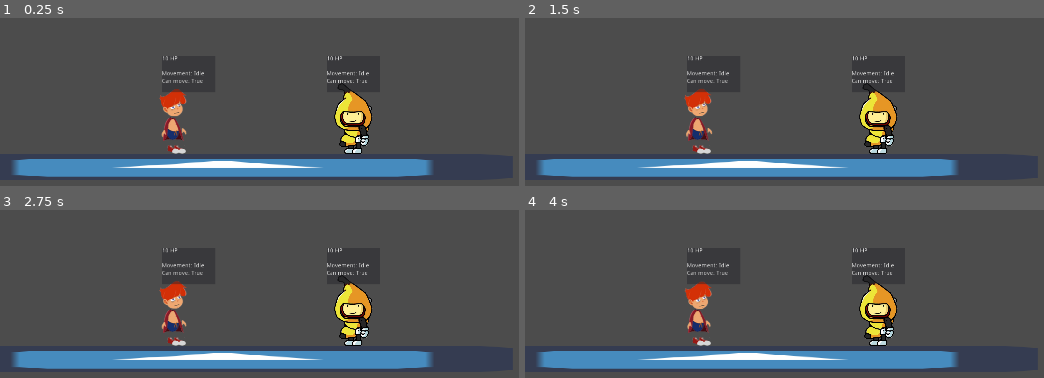
Above: before the commit, frames 1-4 (two rows, left to right).
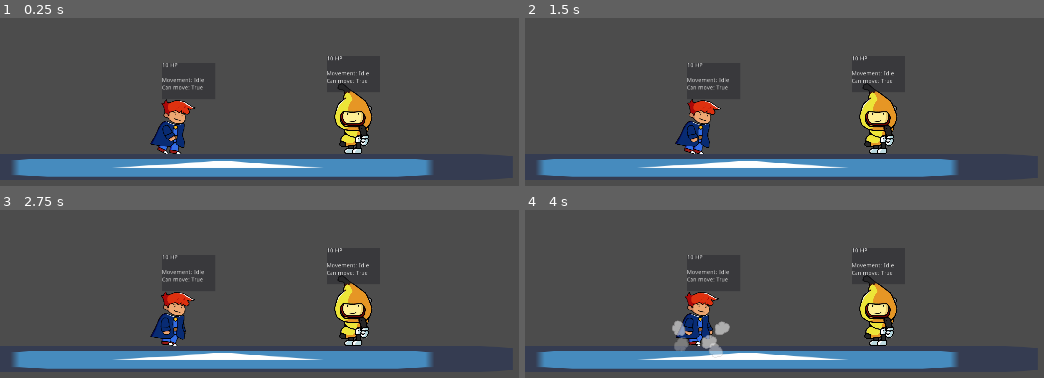
Above: after the commit, the same moments.

Repository: stranker/WizardAndCookies_Godot
Game: Godot game, scene res://Scenes/TestMap.tscn
Two runs of this game, one before a commit and one after it. Both use one fixed random seed, a clock stepped at 60 frames per second and the inputs below. This scene is started directly instead of the project's main scene. The engine's default icon, where the game draws it, is replaced by a stand-in: a white triangle on a blue panel in a dark square.
Inputs:
- Up to frame 1 (0.25 s): no input
- Up to frame 2 (1.5 s): no input
- Up to frame 3 (2.75 s): no input
- Up to frame 4 (4 s): tap Enter at 2.75 s; tap Space at 3.5 s

The runs differ from the first frame. In frame 1, 2.2% of the frame differs, in the area x 28-40%, y 22-81%; in frame 2, 2.2%; in frame 3, 2.1%; in frame 4, 2.8%, in the area x 28-40%, y 22-89%.

Commit message:
Add zak skin

Diff:
--- a/Objects/Wizards/Wizard.gd
+++ b/Objects/Wizards/Wizard.gd
@@ -134,6 +134,8 @@
 	else:
 		velocity.y += gravity * delta
 	if is_jumping and not is_flying:
+		$Visual/JumpParticlesL.emitting = true
+		$Visual/JumpParticlesR.emitting = true
 		velocity.y  = -jump_strength
 	pass
 
--- a/Objects/Wizards/Zak/Zak.tscn
+++ b/Objects/Wizards/Zak/Zak.tscn
@@ -7,6 +7,7 @@
 [ext_resource path="res://Objects/Particles/FadedCircle.png" type="Texture" id=5]
 [ext_resource path="res://Objects/Spells/ArrowIcon.png" type="Texture" id=6]
 [ext_resource path="res://Objects/Wizards/Utility/EffectsController.tscn" type="PackedScene" id=7]
+[ext_resource path="res://Objects/Particles/JumpParticles.png" type="Texture" id=8]
 
 [sub_resource type="Gradient" id=2]
 offsets = PoolRealArray( 0, 0.173913, 0.770186, 1 )
@@ -40,9 +41,57 @@
 hue_variation = 0.03
 hue_variation_random = 1.0
 
+[sub_resource type="CanvasItemMaterial" id=7]
+particles_animation = true
+particles_anim_h_frames = 1
+particles_anim_v_frames = 1
+particles_anim_loop = false
+
+[sub_resource type="Gradient" id=8]
+offsets = PoolRealArray( 0, 0.15528, 0.279503, 0.596273 )
+colors = PoolColorArray( 0, 0, 0, 0, 1, 1, 1, 1, 1, 1, 1, 1, 1, 1, 1, 0 )
+
+[sub_resource type="GradientTexture" id=9]
+gradient = SubResource( 8 )
+
+[sub_resource type="ParticlesMaterial" id=10]
+lifetime_randomness = 0.5
+emission_shape = 1
+emission_sphere_radius = 10.0
+flag_disable_z = true
+direction = Vector3( -1, 0, 0 )
+spread = 75.0
+gravity = Vector3( -100, -200, 0 )
+initial_velocity = 75.0
+initial_velocity_random = 0.5
+orbit_velocity = 0.0
+orbit_velocity_random = 0.0
+angle = 720.0
+angle_random = 1.0
+scale = 0.4
+color_ramp = SubResource( 9 )
+anim_speed = 2.0
+
+[sub_resource type="ParticlesMaterial" id=11]
+lifetime_randomness = 0.1
+emission_shape = 1
+emission_sphere_radius = 10.0
+flag_disable_z = true
+spread = 75.0
+gravity = Vector3( 100, -200, 0 )
+initial_velocity = 75.0
+initial_velocity_random = 0.5
+orbit_velocity = 0.0
+orbit_velocity_random = 0.0
+angle = 720.0
+angle_random = 1.0
+scale = 0.4
+color_ramp = SubResource( 9 )
+anim_speed = 2.0
+
 [sub_resource type="CapsuleShape2D" id=1]
-radius = 26.0477
-height = 99.8504
+radius = 29.378
+height = 60.7831
 
 [node name="Zak" type="KinematicBody2D"]
 collision_mask = 7
@@ -52,6 +101,7 @@
 [node name="Visual" type="Node2D" parent="."]
 
 [node name="ZakSkin" parent="Visual" instance=ExtResource( 1 )]
+position = Vector2( 4, 0 )
 
 [node name="SpellParticles" type="Particles2D" parent="Visual"]
 position = Vector2( 52, -6 )
@@ -60,8 +110,30 @@
 process_material = SubResource( 6 )
 texture = ExtResource( 5 )
 
+[node name="JumpParticlesL" type="Particles2D" parent="Visual"]
+material = SubResource( 7 )
+position = Vector2( -16, 72 )
+emitting = false
+amount = 3
+one_shot = true
+explosiveness = 0.95
+local_coords = false
+process_material = SubResource( 10 )
+texture = ExtResource( 8 )
+
+[node name="JumpParticlesR" type="Particles2D" parent="Visual"]
+material = SubResource( 7 )
+position = Vector2( 17, 72 )
+emitting = false
+amount = 3
+one_shot = true
+explosiveness = 0.95
+local_coords = false
+process_material = SubResource( 11 )
+texture = ExtResource( 8 )
+
 [node name="Collision" type="CollisionShape2D" parent="."]
-position = Vector2( 2.62204, -17.2305 )
+position = Vector2( 0, -17 )
 shape = SubResource( 1 )
 
 [node name="CastPosition" type="Position2D" parent="."]
--- a/Objects/Wizards/Zak/ZakSkin.tscn
+++ b/Objects/Wizards/Zak/ZakSkin.tscn
@@ -1,15 +1,9 @@
-[gd_scene load_steps=11 format=2]
-
-[ext_resource path="res://Objects/Wizards/Zak/Zak_Cloak.png" type="Texture" id=1]
-[ext_resource path="res://Objects/Wizards/Zak/Zak_Foot.png" type="Texture" id=2]
-[ext_resource path="res://Objects/Wizards/Zak/Zak_Head.png" type="Texture" id=3]
-[ext_resource path="res://Objects/Wizards/Zak/Zak_Hand.png" type="Texture" id=4]
-[ext_resource path="res://Objects/Wizards/Zak/Zak_Body.png" type="Texture" id=5]
-[ext_resource path="res://Objects/Wizards/Zak/Zak_CloakFront.png" type="Texture" id=6]
+[gd_scene load_steps=6 format=2]
+
+[ext_resource path="res://Objects/Wizards/Zak/ZakAtlas.png" type="Texture" id=1]
 
 [sub_resource type="Animation" id=1]
 resource_name = "Idle"
-length = 1.6
 loop = true
 tracks/0/type = "value"
 tracks/0/path = NodePath("Body/Head:position")
@@ -18,46 +12,34 @@
 tracks/0/imported = false
 tracks/0/enabled = true
 tracks/0/keys = {
-"times": PoolRealArray( 0, 0.8 ),
-"transitions": PoolRealArray( 1, 1 ),
-"update": 0,
-"values": [ Vector2( 0, -64 ), Vector2( 1, -61.4802 ) ]
+"times": PoolRealArray( 0, 0.5 ),
+"transitions": PoolRealArray( 0.5, 1 ),
+"update": 0,
+"values": [ Vector2( -3, -99 ), Vector2( -3, -95 ) ]
 }
 tracks/1/type = "value"
-tracks/1/path = NodePath("Body/LHand:position")
+tracks/1/path = NodePath("Body/LHand:rotation_degrees")
 tracks/1/interp = 1
 tracks/1/loop_wrap = true
 tracks/1/imported = false
 tracks/1/enabled = true
 tracks/1/keys = {
-"times": PoolRealArray( 0, 0.6 ),
-"transitions": PoolRealArray( 1, 1 ),
-"update": 0,
-"values": [ Vector2( -23.0079, 10.3811 ), Vector2( -18.4441, 11.1748 ) ]
+"times": PoolRealArray( 0, 0.5 ),
+"transitions": PoolRealArray( 0.5, 1 ),
+"update": 0,
+"values": [ -1.21159, 2.13305 ]
 }
 tracks/2/type = "value"
-tracks/2/path = NodePath("Body/RHand:position")
+tracks/2/path = NodePath("Body/RHand:rotation_degrees")
 tracks/2/interp = 1
 tracks/2/loop_wrap = true
 tracks/2/imported = false
 tracks/2/enabled = true
 tracks/2/keys = {
-"times": PoolRealArray( 0, 0.6 ),
-"transitions": PoolRealArray( 1, 1 ),
-"update": 0,
-"values": [ Vector2( 29, 5.12267 ), Vector2( 23.6425, 7.00771 ) ]
-}
-tracks/3/type = "value"
-tracks/3/path = NodePath("Body:position")
-tracks/3/interp = 1
-tracks/3/loop_wrap = true
-tracks/3/imported = false
-tracks/3/enabled = true
-tracks/3/keys = {
-"times": PoolRealArray( 0 ),
-"transitions": PoolRealArray( 1 ),
-"update": 0,
-"values": [ Vector2( 0, 0 ) ]
+"times": PoolRealArray( 0, 0.5 ),
+"transitions": PoolRealArray( 0.5, 1 ),
+"update": 0,
+"values": [ 0.127764, 2.31825 ]
 }
 
 [sub_resource type="Animation" id=4]
@@ -72,7 +54,7 @@
 "times": PoolRealArray( 0 ),
 "transitions": PoolRealArray( 1 ),
 "update": 0,
-"values": [ Vector2( 0, -64 ) ]
+"values": [ Vector2( -3, -99 ) ]
 }
 tracks/1/type = "value"
 tracks/1/path = NodePath("Body:position")
@@ -87,7 +69,7 @@
 "values": [ Vector2( 0, 0 ) ]
 }
 tracks/2/type = "value"
-tracks/2/path = NodePath("Body/RHand:position")
+tracks/2/path = NodePath("Body:rotation_degrees")
 tracks/2/interp = 1
 tracks/2/loop_wrap = true
 tracks/2/imported = false
@@ -96,10 +78,10 @@
 "times": PoolRealArray( 0 ),
 "transitions": PoolRealArray( 1 ),
 "update": 0,
-"values": [ Vector2( 29, 5.12267 ) ]
+"values": [ 0.0 ]
 }
 tracks/3/type = "value"
-tracks/3/path = NodePath("Body/Cloak:position")
+tracks/3/path = NodePath("Body/Head:rotation_degrees")
 tracks/3/interp = 1
 tracks/3/loop_wrap = true
 tracks/3/imported = false
@@ -108,190 +90,7 @@
 "times": PoolRealArray( 0 ),
 "transitions": PoolRealArray( 1 ),
 "update": 0,
-"values": [ Vector2( 0, 0 ) ]
-}
-tracks/4/type = "value"
-tracks/4/path = NodePath("Body/CloakFront:position")
-tracks/4/interp = 1
-tracks/4/loop_wrap = true
-tracks/4/imported = false
-tracks/4/enabled = true
-tracks/4/keys = {
-"times": PoolRealArray( 0 ),
-"transitions": PoolRealArray( 1 ),
-"update": 0,
-"values": [ Vector2( 2.5, 0.5 ) ]
-}
-tracks/5/type = "value"
-tracks/5/path = NodePath("Body/LHand:position")
-tracks/5/interp = 1
-tracks/5/loop_wrap = true
-tracks/5/imported = false
-tracks/5/enabled = true
-tracks/5/keys = {
-"times": PoolRealArray( 0 ),
-"transitions": PoolRealArray( 1 ),
-"update": 0,
-"values": [ Vector2( -23.0079, 10.3811 ) ]
-}
-tracks/6/type = "value"
-tracks/6/path = NodePath("Body/RFoot:position")
-tracks/6/interp = 1
-tracks/6/loop_wrap = true
-tracks/6/imported = false
-tracks/6/enabled = true
-tracks/6/keys = {
-"times": PoolRealArray( 0 ),
-"transitions": PoolRealArray( 1 ),
-"update": 0,
-"values": [ Vector2( 16.5, 48 ) ]
-}
-tracks/7/type = "value"
-tracks/7/path = NodePath("Body/LFoot:position")
-tracks/7/interp = 1
-tracks/7/loop_wrap = true
-tracks/7/imported = false
-tracks/7/enabled = true
-tracks/7/keys = {
-"times": PoolRealArray( 0 ),
-"transitions": PoolRealArray( 1 ),
-"update": 0,
-"values": [ Vector2( 1, 48 ) ]
-}
-tracks/8/type = "value"
-tracks/8/path = NodePath("Body/LFoot:rotation_degrees")
-tracks/8/interp = 1
-tracks/8/loop_wrap = true
-tracks/8/imported = false
-tracks/8/enabled = true
-tracks/8/keys = {
-"times": PoolRealArray( 0 ),
-"transitions": PoolRealArray( 1 ),
-"update": 0,
-"values": [ 0.0 ]
-}
-tracks/9/type = "value"
-tracks/9/path = NodePath("Body/RFoot:rotation_degrees")
-tracks/9/interp = 1
-tracks/9/loop_wrap = true
-tracks/9/imported = false
-tracks/9/enabled = true
-tracks/9/keys = {
-"times": PoolRealArray( 0 ),
-"transitions": PoolRealArray( 1 ),
-"update": 0,
-"values": [ 0.0 ]
-}
-tracks/10/type = "value"
-tracks/10/path = NodePath("Body/LHand:rotation_degrees")
-tracks/10/interp = 1
-tracks/10/loop_wrap = true
-tracks/10/imported = false
-tracks/10/enabled = true
-tracks/10/keys = {
-"times": PoolRealArray( 0 ),
-"transitions": PoolRealArray( 1 ),
-"update": 0,
-"values": [ 0.0 ]
-}
-tracks/11/type = "value"
-tracks/11/path = NodePath("Body/RHand:rotation_degrees")
-tracks/11/interp = 1
-tracks/11/loop_wrap = true
-tracks/11/imported = false
-tracks/11/enabled = true
-tracks/11/keys = {
-"times": PoolRealArray( 0 ),
-"transitions": PoolRealArray( 1 ),
-"update": 0,
-"values": [ -15.0 ]
-}
-tracks/12/type = "value"
-tracks/12/path = NodePath("Body/CloakFront:rotation_degrees")
-tracks/12/interp = 1
-tracks/12/loop_wrap = true
-tracks/12/imported = false
-tracks/12/enabled = true
-tracks/12/keys = {
-"times": PoolRealArray( 0 ),
-"transitions": PoolRealArray( 1 ),
-"update": 0,
-"values": [ 0.0 ]
-}
-tracks/13/type = "value"
-tracks/13/path = NodePath("Body/Cloak:rotation_degrees")
-tracks/13/interp = 1
-tracks/13/loop_wrap = true
-tracks/13/imported = false
-tracks/13/enabled = true
-tracks/13/keys = {
-"times": PoolRealArray( 0 ),
-"transitions": PoolRealArray( 1 ),
-"update": 0,
-"values": [ 0.0 ]
-}
-tracks/14/type = "value"
-tracks/14/path = NodePath("Body/Head:rotation_degrees")
-tracks/14/interp = 1
-tracks/14/loop_wrap = true
-tracks/14/imported = false
-tracks/14/enabled = true
-tracks/14/keys = {
-"times": PoolRealArray( 0 ),
-"transitions": PoolRealArray( 1 ),
-"update": 0,
-"values": [ 0.0 ]
-}
-
-[sub_resource type="Animation" id=2]
-resource_name = "Run"
-tracks/0/type = "value"
-tracks/0/path = NodePath("Body/Head:position")
-tracks/0/interp = 1
-tracks/0/loop_wrap = true
-tracks/0/imported = false
-tracks/0/enabled = true
-tracks/0/keys = {
-"times": PoolRealArray( 0 ),
-"transitions": PoolRealArray( 1 ),
-"update": 0,
-"values": [ Vector2( 0, -64 ) ]
-}
-tracks/1/type = "value"
-tracks/1/path = NodePath("Body/Cloak:position")
-tracks/1/interp = 1
-tracks/1/loop_wrap = true
-tracks/1/imported = false
-tracks/1/enabled = true
-tracks/1/keys = {
-"times": PoolRealArray( 0 ),
-"transitions": PoolRealArray( 1 ),
-"update": 0,
-"values": [ Vector2( 0, 0 ) ]
-}
-tracks/2/type = "value"
-tracks/2/path = NodePath("Body/CloakFront:position")
-tracks/2/interp = 1
-tracks/2/loop_wrap = true
-tracks/2/imported = false
-tracks/2/enabled = true
-tracks/2/keys = {
-"times": PoolRealArray( 0 ),
-"transitions": PoolRealArray( 1 ),
-"update": 0,
-"values": [ Vector2( 2.5, 0.5 ) ]
-}
-tracks/3/type = "value"
-tracks/3/path = NodePath("Body/RHand:position")
-tracks/3/interp = 1
-tracks/3/loop_wrap = true
-tracks/3/imported = false
-tracks/3/enabled = true
-tracks/3/keys = {
-"times": PoolRealArray( 0 ),
-"transitions": PoolRealArray( 1 ),
-"update": 0,
-"values": [ Vector2( 29, 5.12267 ) ]
+"values": [ 0.432974 ]
 }
 tracks/4/type = "value"
 tracks/4/path = NodePath("Body/LHand:position")
@@ -303,58 +102,58 @@
 "times": PoolRealArray( 0 ),
 "transitions": PoolRealArray( 1 ),
 "update": 0,
-"values": [ Vector2( -23.0079, 10.3811 ) ]
+"values": [ Vector2( -80.6242, -58.5314 ) ]
 }
 tracks/5/type = "value"
-tracks/5/path = NodePath("Body/RFoot:position")
+tracks/5/path = NodePath("Body/LHand:rotation_degrees")
 tracks/5/interp = 1
 tracks/5/loop_wrap = true
 tracks/5/imported = false
 tracks/5/enabled = true
 tracks/5/keys = {
-"times": PoolRealArray( 0, 0.2, 0.4 ),
-"transitions": PoolRealArray( 1, 1, 1 ),
-"update": 0,
-"values": [ Vector2( 16.5, 48 ), Vector2( 17.8348, 46.3315 ), Vector2( -14.2013, 40.3247 ) ]
+"times": PoolRealArray( 0 ),
+"transitions": PoolRealArray( 1 ),
+"update": 0,
+"values": [ -1.21159 ]
 }
 tracks/6/type = "value"
-tracks/6/path = NodePath("Body/LFoot:position")
+tracks/6/path = NodePath("Body/RHand:position")
 tracks/6/interp = 1
 tracks/6/loop_wrap = true
 tracks/6/imported = false
 tracks/6/enabled = true
 tracks/6/keys = {
-"times": PoolRealArray( 0, 0.2, 0.4 ),
-"transitions": PoolRealArray( 1, 1, 1 ),
-"update": 0,
-"values": [ Vector2( 1, 48 ), Vector2( -22.6934, 38.9898 ), Vector2( 9.67647, 48.3337 ) ]
+"times": PoolRealArray( 0 ),
+"transitions": PoolRealArray( 1 ),
+"update": 0,
+"values": [ Vector2( 38.2101, -63.7572 ) ]
 }
 tracks/7/type = "value"
-tracks/7/path = NodePath("Body/LFoot:rotation_degrees")
+tracks/7/path = NodePath("Body/RHand:rotation_degrees")
 tracks/7/interp = 1
 tracks/7/loop_wrap = true
 tracks/7/imported = false
 tracks/7/enabled = true
 tracks/7/keys = {
-"times": PoolRealArray( 0, 0.2, 0.4 ),
-"transitions": PoolRealArray( 1, 1, 1 ),
-"update": 0,
-"values": [ 0.0, 90.8939, -29.5294 ]
+"times": PoolRealArray( 0 ),
+"transitions": PoolRealArray( 1 ),
+"update": 0,
+"values": [ 2.31825 ]
 }
 tracks/8/type = "value"
-tracks/8/path = NodePath("Body/RFoot:rotation_degrees")
+tracks/8/path = NodePath("Body/LFoot:position")
 tracks/8/interp = 1
 tracks/8/loop_wrap = true
 tracks/8/imported = false
 tracks/8/enabled = true
 tracks/8/keys = {
-"times": PoolRealArray( 0, 0.2, 0.4 ),
-"transitions": PoolRealArray( 1, 1, 1 ),
-"update": 0,
-"values": [ 0.0, -44.7418, 81.6854 ]
+"times": PoolRealArray( 0 ),
+"transitions": PoolRealArray( 1 ),
+"update": 0,
+"values": [ Vector2( -61.4745, 35.7615 ) ]
 }
 tracks/9/type = "value"
-tracks/9/path = NodePath("Body/LHand:rotation_degrees")
+tracks/9/path = NodePath("Body/LFoot:rotation_degrees")
 tracks/9/interp = 1
 tracks/9/loop_wrap = true
 tracks/9/imported = false
@@ -366,7 +165,7 @@
 "values": [ 0.0 ]
 }
 tracks/10/type = "value"
-tracks/10/path = NodePath("Body/RHand:rotation_degrees")
+tracks/10/path = NodePath("Body/RFoot:position")
 tracks/10/interp = 1
 tracks/10/loop_wrap = true
 tracks/10/imported = false
@@ -375,10 +174,10 @@
 "times": PoolRealArray( 0 ),
 "transitions": PoolRealArray( 1 ),
 "update": 0,
-"values": [ -15.0 ]
+"values": [ Vector2( 9.49996, 33.6118 ) ]
 }
 tracks/11/type = "value"
-tracks/11/path = NodePath("Body/CloakFront:rotation_degrees")
+tracks/11/path = NodePath("Body/RFoot:rotation_degrees")
 tracks/11/interp = 1
 tracks/11/loop_wrap = true
 tracks/11/imported = false
@@ -389,71 +188,156 @@
 "update": 0,
 "values": [ 0.0 ]
 }
-tracks/12/type = "value"
-tracks/12/path = NodePath("Body/Cloak:rotation_degrees")
-tracks/12/interp = 1
-tracks/12/loop_wrap = true
-tracks/12/imported = false
-tracks/12/enabled = true
-tracks/12/keys = {
-"times": PoolRealArray( 0 ),
-"transitions": PoolRealArray( 1 ),
-"update": 0,
-"values": [ 0.0 ]
-}
-tracks/13/type = "value"
-tracks/13/path = NodePath("Body/Head:rotation_degrees")
-tracks/13/interp = 1
-tracks/13/loop_wrap = true
-tracks/13/imported = false
-tracks/13/enabled = true
-tracks/13/keys = {
-"times": PoolRealArray( 0 ),
-"transitions": PoolRealArray( 1 ),
-"update": 0,
-"values": [ 0.0 ]
+
+[sub_resource type="Animation" id=2]
+resource_name = "Run"
+length = 1.2
+loop = true
+tracks/0/type = "value"
+tracks/0/path = NodePath("Body:position")
+tracks/0/interp = 1
+tracks/0/loop_wrap = true
+tracks/0/imported = false
+tracks/0/enabled = true
+tracks/0/keys = {
+"times": PoolRealArray( 0 ),
+"transitions": PoolRealArray( 1 ),
+"update": 0,
+"values": [ Vector2( 0, 0 ) ]
+}
+tracks/1/type = "value"
+tracks/1/path = NodePath("Body:rotation_degrees")
+tracks/1/interp = 1
+tracks/1/loop_wrap = true
+tracks/1/imported = false
+tracks/1/enabled = true
+tracks/1/keys = {
+"times": PoolRealArray( 0, 0.3, 0.6, 0.9 ),
+"transitions": PoolRealArray( 1, 1, 1, 1 ),
+"update": 0,
+"values": [ 6.00027, 9.02633, -1.78024, 9.02633 ]
+}
+tracks/2/type = "value"
+tracks/2/path = NodePath("Body/Head:rotation_degrees")
+tracks/2/interp = 1
+tracks/2/loop_wrap = true
+tracks/2/imported = false
+tracks/2/enabled = true
+tracks/2/keys = {
+"times": PoolRealArray( 0, 0.3, 0.6, 0.9 ),
+"transitions": PoolRealArray( 1, 1, 1, 1 ),
+"update": 0,
+"values": [ -3.00471, 4.18061, -0.108117, 4.18061 ]
+}
+tracks/3/type = "value"
+tracks/3/path = NodePath("Body/LHand:rotation_degrees")
+tracks/3/interp = 1
+tracks/3/loop_wrap = true
+tracks/3/imported = false
+tracks/3/enabled = true
+tracks/3/keys = {
+"times": PoolRealArray( 0, 0.2, 0.4, 0.6, 0.8, 1 ),
+"transitions": PoolRealArray( 1, 1, 1, 1, 1, 1 ),
+"update": 0,
+"values": [ -72.234, -34.168, 18.5379, 84.2657, 23.6853, -38.4733 ]
+}
+tracks/4/type = "value"
+tracks/4/path = NodePath("Body/RHand:rotation_degrees")
+tracks/4/interp = 1
+tracks/4/loop_wrap = true
+tracks/4/imported = false
+tracks/4/enabled = true
+tracks/4/keys = {
+"times": PoolRealArray( 0, 0.2, 0.4, 0.6, 0.8, 1 ),
+"transitions": PoolRealArray( 1, 1, 1, 1, 1, 1 ),
+"update": 0,
+"values": [ 82.4903, 39.2996, -8.20456, -59.8717, -16.8385, 45.4776 ]
+}
+tracks/5/type = "value"
+tracks/5/path = NodePath("Body/LFoot:rotation_degrees")
+tracks/5/interp = 1
+tracks/5/loop_wrap = true
+tracks/5/imported = false
+tracks/5/enabled = true
+tracks/5/keys = {
+"times": PoolRealArray( 0, 0.2, 0.4, 0.6, 0.8, 1 ),
+"transitions": PoolRealArray( 1, 1, 1, 1, 1, 1 ),
+"update": 0,
+"values": [ 70.0176, 26.9971, -11.5214, -36.3475, -11.5214, 26.9971 ]
+}
+tracks/6/type = "value"
+tracks/6/path = NodePath("Body/RFoot:rotation_degrees")
+tracks/6/interp = 1
+tracks/6/loop_wrap = true
+tracks/6/imported = false
+tracks/6/enabled = true
+tracks/6/keys = {
+"times": PoolRealArray( 0, 0.2, 0.4, 0.6, 0.8, 1 ),
+"transitions": PoolRealArray( 1, 1, 1, 1, 1, 1 ),
+"update": 0,
+"values": [ -29.7969, -7.35459, 24.3327, 69.4555, 24.3327, -7.35459 ]
 }
 
 [sub_resource type="AnimationNodeBlendTree" id=3]
-graph_offset = Vector2( -397.209, 101.5 )
+graph_offset = Vector2( -365.765, 32.5 )
 
 [node name="ZakSkin" type="Node2D"]
+scale = Vector2( 0.3, 0.3 )
 
 [node name="Body" type="Sprite" parent="."]
-texture = ExtResource( 5 )
+z_index = -1
+texture = ExtResource( 1 )
+offset = Vector2( -43.6141, -5.09292 )
+region_enabled = true
+region_rect = Rect2( 50, 248, 300, 220 )
 
 [node name="Head" type="Sprite" parent="Body"]
-position = Vector2( 0, -64 )
-texture = ExtResource( 3 )
-
-[node name="Cloak" type="Sprite" parent="Body"]
+position = Vector2( -3, -99 )
+rotation = 0.00755683
+z_index = 1
+texture = ExtResource( 1 )
+offset = Vector2( -11.5252, -110.217 )
+region_enabled = true
+region_rect = Rect2( 36, 0, 300, 226 )
+
+[node name="LHand" type="Sprite" parent="Body"]
+position = Vector2( -80.6242, -58.5314 )
+rotation = -0.0211463
+z_index = 1
+texture = ExtResource( 1 )
+offset = Vector2( 19.2029, 52.2494 )
+region_enabled = true
+region_rect = Rect2( 368, 180, 116, 156 )
+
+[node name="RHand" type="Sprite" parent="Body"]
+position = Vector2( 38.2101, -63.7572 )
+rotation = 0.0404611
+z_index = -2
+texture = ExtResource( 1 )
+offset = Vector2( 19.2029, 52.2494 )
+region_enabled = true
+region_rect = Rect2( 368, 180, 116, 156 )
+
+[node name="LFoot" type="Sprite" parent="Body"]
+position = Vector2( -61.4745, 35.7615 )
+scale = Vector2( 1, 1 )
 z_index = -1
 texture = ExtResource( 1 )
-
-[node name="CloakFront" type="Sprite" parent="Body"]
-position = Vector2( 2.5, 0.5 )
-texture = ExtResource( 6 )
-
-[node name="RHand" type="Sprite" parent="Body"]
-position = Vector2( 29, 5.12267 )
-rotation = -0.261799
-texture = ExtResource( 4 )
-flip_h = true
-
-[node name="LHand" type="Sprite" parent="Body"]
-position = Vector2( -23.0079, 10.3811 )
-texture = ExtResource( 4 )
+offset = Vector2( 13.1149, 46.3397 )
+region_enabled = true
+region_rect = Rect2( 368, 0, 116, 136 )
 
 [node name="RFoot" type="Sprite" parent="Body"]
-position = Vector2( 16.5, 48 )
-texture = ExtResource( 2 )
-
-[node name="LFoot" type="Sprite" parent="Body"]
-position = Vector2( 1, 48 )
-texture = ExtResource( 2 )
+position = Vector2( 9.49996, 33.6118 )
+scale = Vector2( 1, 1 )
+z_index = -2
+texture = ExtResource( 1 )
+offset = Vector2( 13.1149, 46.3397 )
+region_enabled = true
+region_rect = Rect2( 368, 0, 116, 136 )
 
 [node name="AnimationPlayer" type="AnimationPlayer" parent="."]
-autoplay = "Idle"
+autoplay = "Run"
 anims/Idle = SubResource( 1 )
 anims/RESET = SubResource( 4 )
 anims/Run = SubResource( 2 )
--- a/Scenes/TestMap.tscn
+++ b/Scenes/TestMap.tscn
@@ -1,30 +1,13 @@
-[gd_scene load_steps=6 format=2]
+[gd_scene load_steps=5 format=2]
 
 [ext_resource path="res://Objects/Wizards/Zak/Zak.tscn" type="PackedScene" id=1]
 [ext_resource path="res://icon.png" type="Texture" id=2]
 [ext_resource path="res://Objects/Test/Dummy/Dummy.tscn" type="PackedScene" id=3]
 
-[sub_resource type="GDScript" id=2]
-script/source = "extends Node2D
-
-export (NodePath) var node
-
-# Called when the node enters the scene tree for the first time.
-func _ready():
-	pass # Replace with function body.
-
-
-# Called every frame. 'delta' is the elapsed time since the previous frame.
-#func _process(delta):
-#	pass
-"
-
 [sub_resource type="RectangleShape2D" id=1]
 extents = Vector2( 707.792, 31.9942 )
 
 [node name="TestMap" type="Node2D"]
-script = SubResource( 2 )
-node = NodePath("Zak")
 
 [node name="Floor" type="StaticBody2D" parent="."]
 position = Vector2( 523.568, 570.127 )
Binary file added: Objects/Particles/Dust.png
Not shown, added: Objects/Particles/Dust.png.import
Binary file added: Objects/Particles/Dust1.png
Not shown, added: Objects/Particles/Dust1.png.import
Binary file added: Objects/Particles/Dust2.png
Not shown, added: Objects/Particles/Dust2.png.import
Binary file added: Objects/Particles/Dust3.png
Not shown, added: Objects/Particles/Dust3.png.import
Binary file added: Objects/Particles/JumpParticles.png
Not shown, added: Objects/Particles/JumpParticles.png.import
Not shown: 1 places in Objects/Wizards/Zak/Zak.tscn that only renumber resources
Binary file added: Objects/Wizards/Zak/ZakAtlas.png
(and 4 more such lines)
